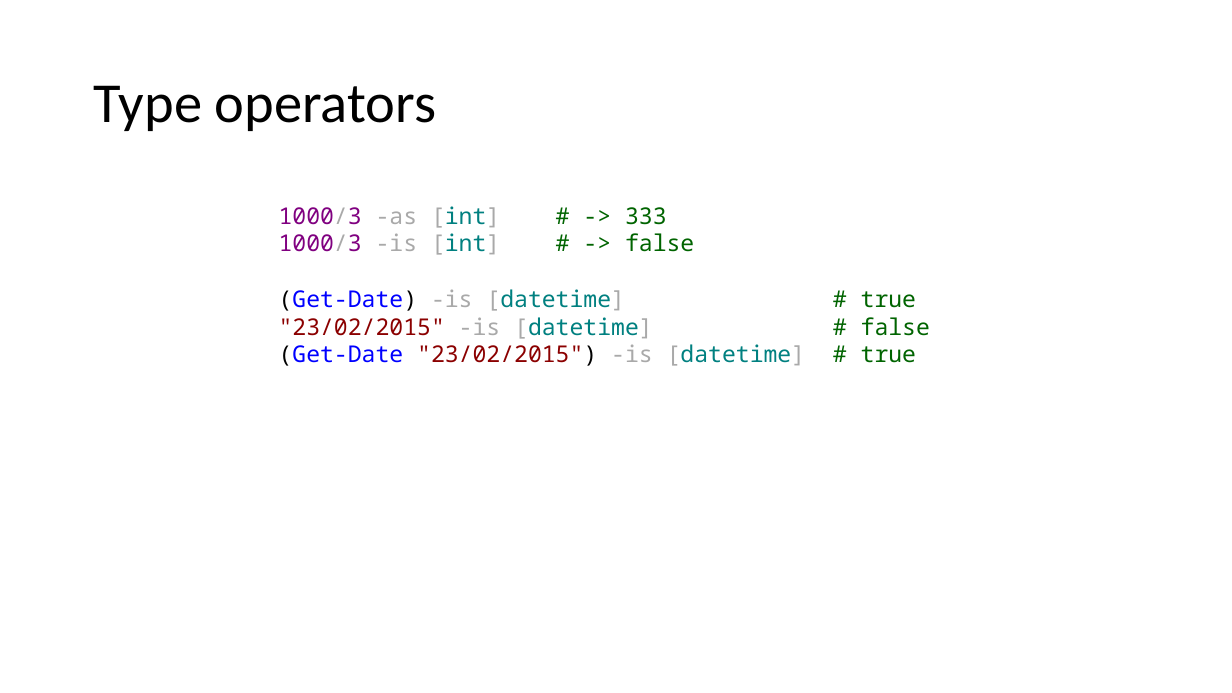
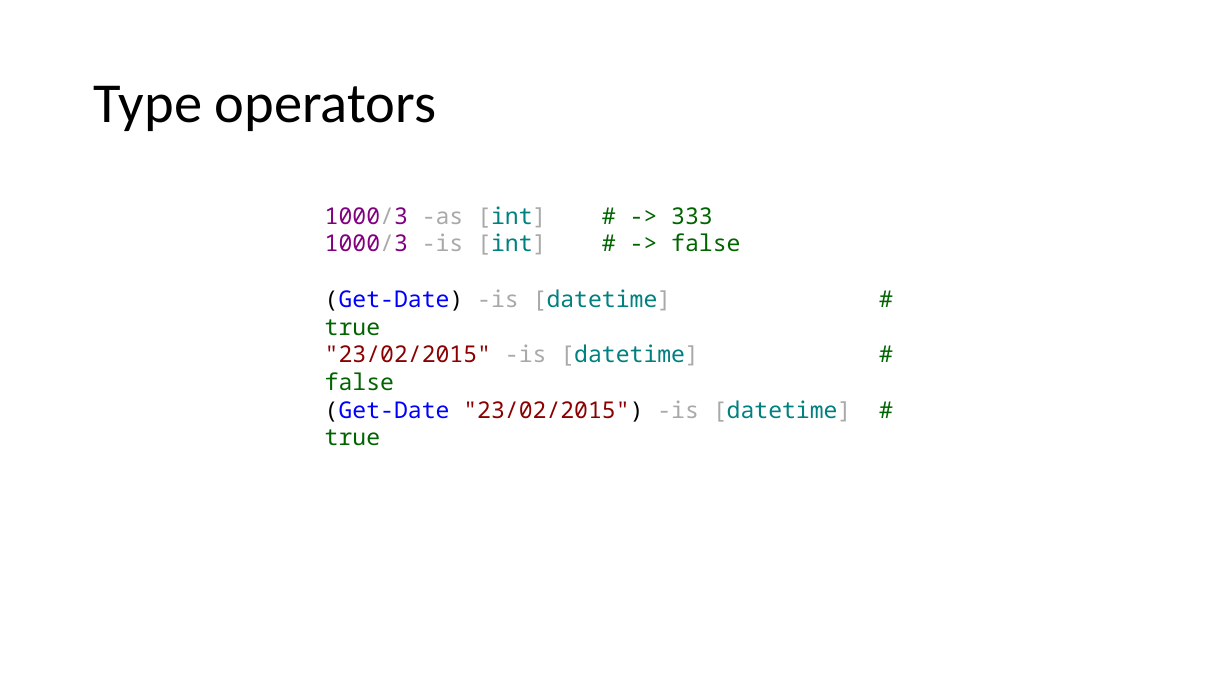
Before and after one commit to mjochen/PS-Basic-course, a slide deck: slide 33 of 2 - Scripting.pptx. Drawn at 1232x693 pixels with LibreOffice and Linux fonts; fonts in the diff are those of the drawing. Boxes give left, top, right and bottom in pixels: in the first picture for what was removed or moved away, otherwise in the second. Text is boxed around its words. In the diff, an @@ line names an element or a change of style, - is before the commit and + after.

```diff
--- a/2 - Scripting.pptx
+++ b/2 - Scripting.pptx
@@ text "1000/3 -as [int] # -> ..." at [325,206,852,446]: list level 1 to 2 in "1000/3 -as [int] # -> ..."; list level 1 to 2 in "1000/3 -is [int] # -> ..."; list level 1 to 2 in "(Get-Date) -is [datetime] # true"; list level 1 to 2 in ""23/02/2015" -is [datetime] # false"; list level 1 to 2 in "(Get-Date "23/02/2015") -is [datetime] # ..." @@
```
Also in this commit, not shown: 2 other slides changed, 1 other file.
